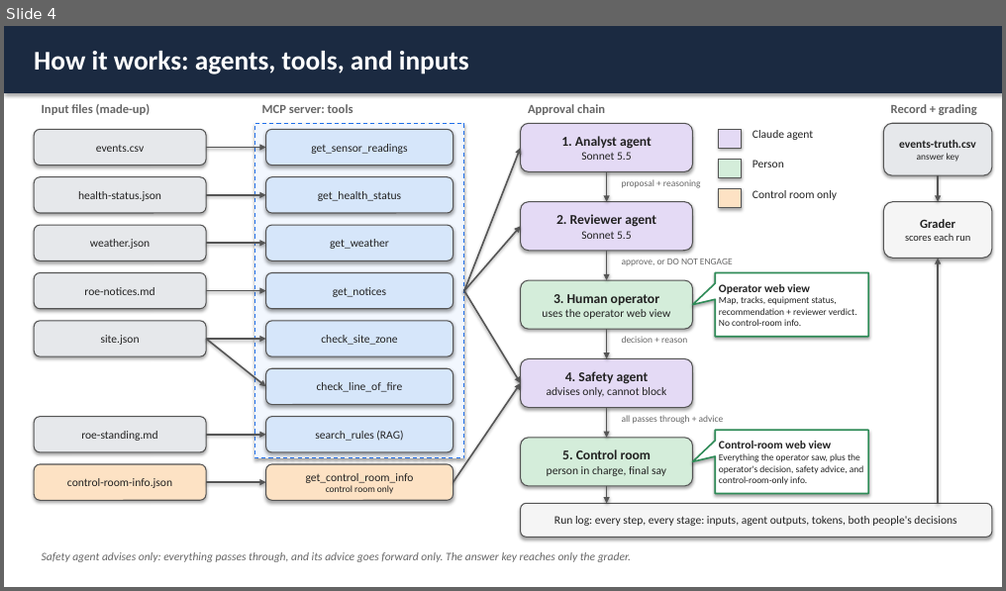
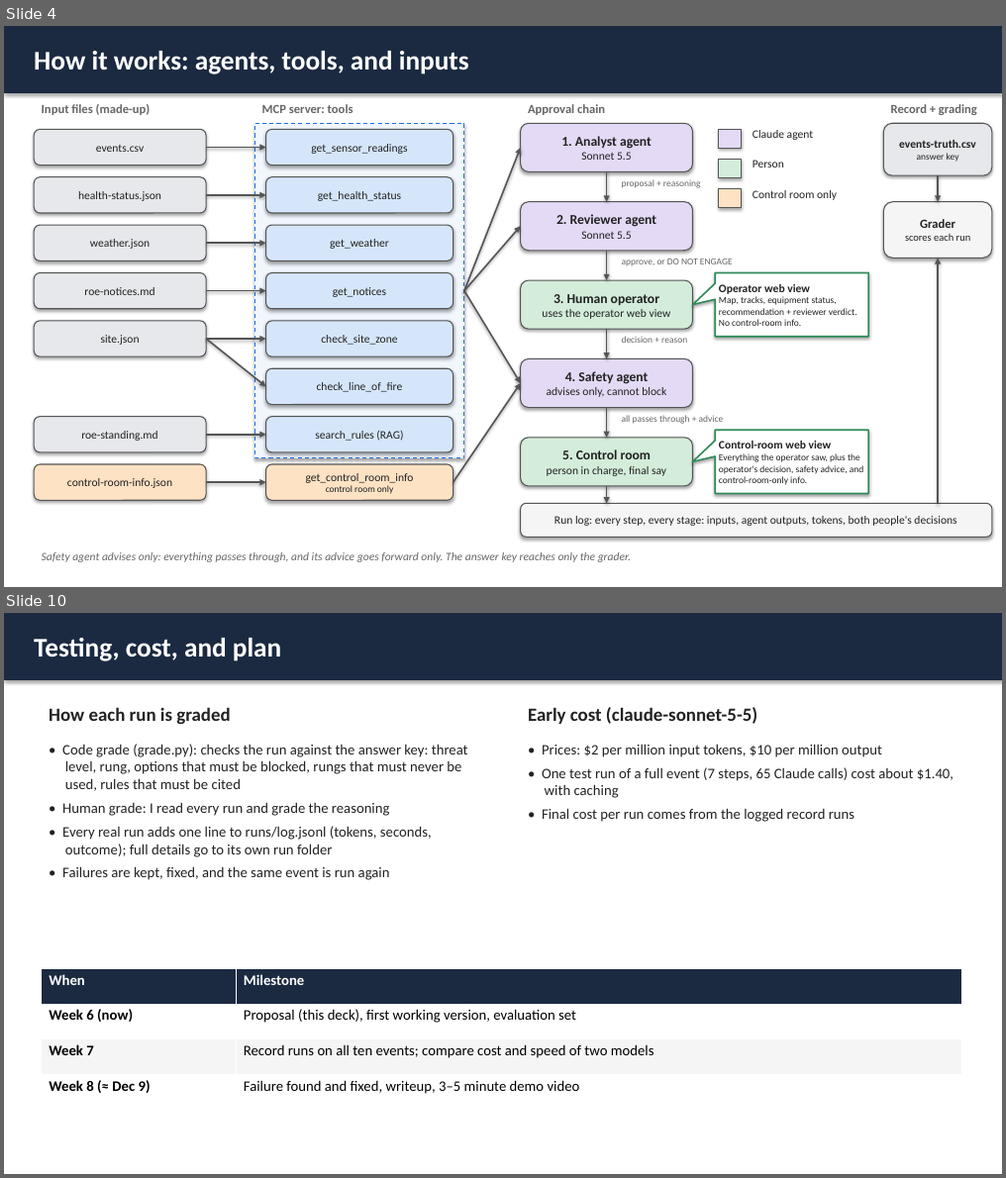
Before and after one commit to michaelsmithpe-ops/GBUS-652-Coursework, a slide deck: capstone/briefing/fort-gbus-briefing.pptx. Shown one above the other, each under a label of ours: slide 4 before the commit, slides 4 and 10 after it; the slides between them are not shown. The pictures are 1006x591 and 1006x1178 pixels, drawn with LibreOffice and Linux fonts; fonts in the diff are those of the drawing. Boxes give left, top, right and bottom in pixels: in the first picture for what was removed or moved away, otherwise in the second. Text is boxed around its words. In the diff, an @@ line names an element or a change of style, - is before the commit and + after.

```diff
--- a/capstone/briefing/fort-gbus-briefing.pptx
+++ b/capstone/briefing/fort-gbus-briefing.pptx
@@ slide 10 added at [4, 613, 1002, 1174], background #FFFFFF @@
@@ rectangle added at [4, 613, 1002, 680], fill #1B2A41, 26 pt, text #FFFFFF, bold @@
+Testing, cost, and plan
@@ text added at [49, 707, 230, 724], 18 pt, text #222222, bold @@
+How each run is graded
@@ text added at [528, 707, 757, 724], 18 pt, text #222222, bold @@
+Early cost (claude-sonnet-5-5)
@@ text added at [62, 744, 468, 880], 14 pt, text #222222 @@
+• Code grade (grade.py): checks the run against the answer key: threat level, rung, options that must be blocked, rungs that must never be used, rules that must be cited
+• Human grade: I read every run and grade the reasoning
+• Every real run adds one line to runs/log.jsonl (tokens, seconds, outcome); full details go to its own run folder
+• Failures are kept, fixed, and the same event is run again
@@ text added at [542, 744, 953, 798], 14 pt, text #222222 @@
+• Prices: $2 per million input tokens, $10 per million output
+• One test run of a full event (7 steps, 65 Claude calls) cost about $1.40, with caching
+• Final cost per run comes from the logged record runs
@@ table added at [42, 968, 962, 1111], 4 rows, 2 columns @@
+When | Milestone
+Week 6 (now) | Proposal (this deck), first working version, evaluation set
+Week 7 | Record runs on all ten events; compare cost and speed of two models
+Week 8 (≈ Dec 9) | Failure found and fixed, writeup, 3–5 minute demo video
```
Also in this commit, not shown: 4 slides changed, 2 other slides added, 2 other files.
